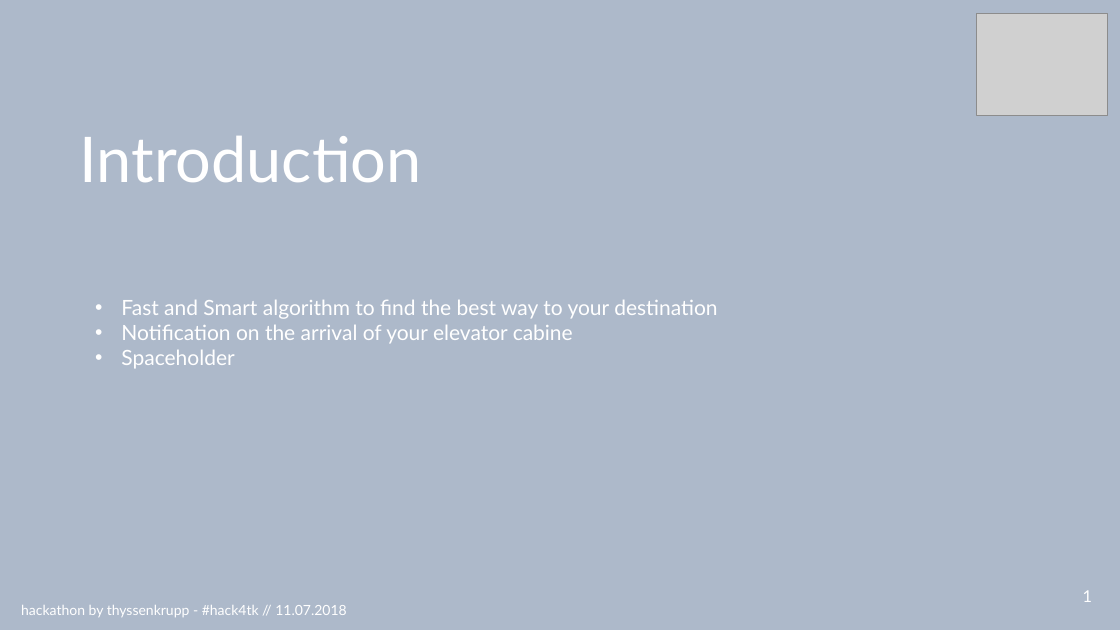
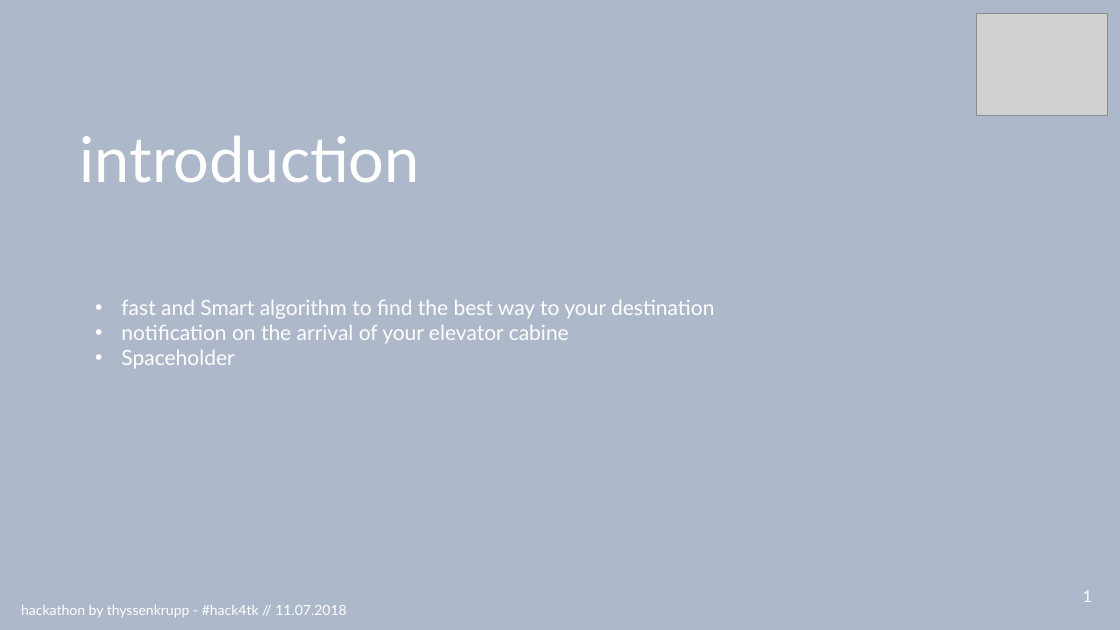
Before and after one commit to RBEGamer/HACK4TK_HACKATHON_2018, a slide deck: slide 3 of presentationHack4tk.pptx. Drawn at 1120x630 pixels with LibreOffice and Linux fonts; fonts in the diff are those of the drawing; grey boxes stand for pictures. Boxes give left, top, right and bottom in pixels: in the first picture for what was removed or moved away, otherwise in the second. Text is boxed around its words. In the diff, an @@ line names an element or a change of style, - is before the commit and + after.

```diff
--- a/presentationHack4tk.pptx
+++ b/presentationHack4tk.pptx
@@ text at (80,136,420,182): text changed @@
-Introduction
+introduction
@@ text at (121,300,714,344): text changed @@
-• Fast and Smart algorithm to find the best way to your destination
-• Notification on the arrival of your elevator cabine
+• fast and Smart algorithm to find the best way to your destination
+• notification on the arrival of your elevator cabine
```
Also in this commit, not shown: 7 other slides changed.
